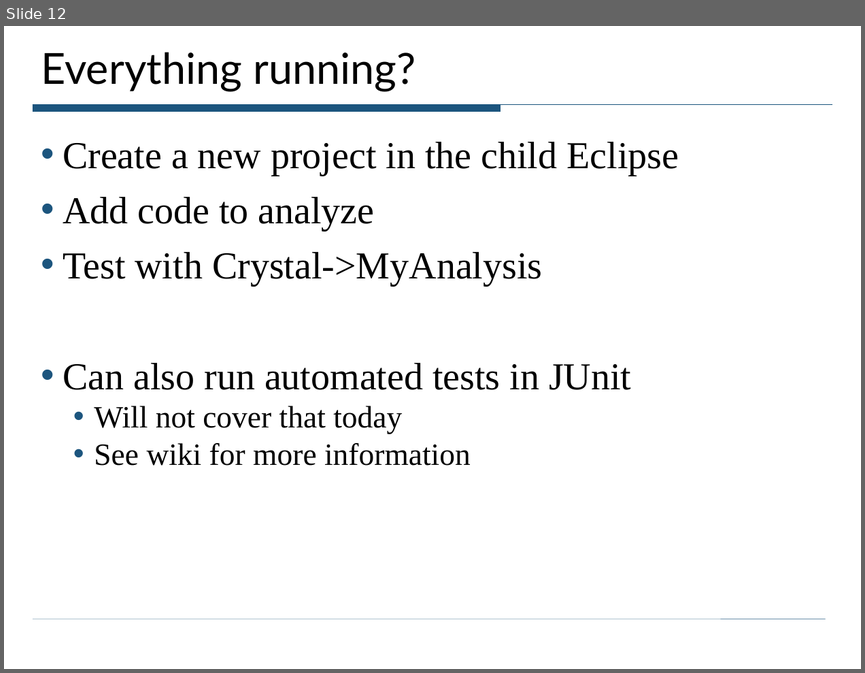
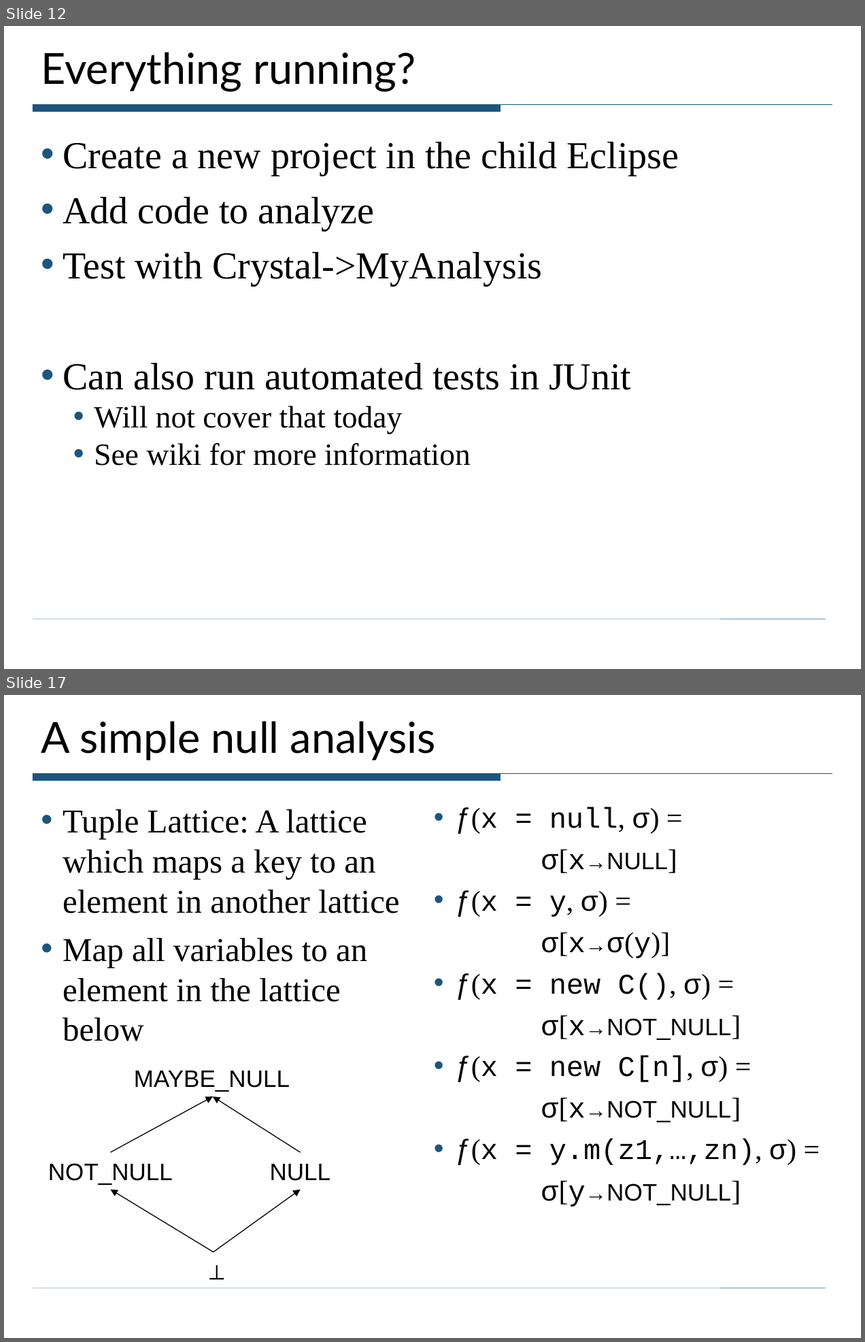
Before and after one commit to roterdam/crystalsaf, a slide deck: TutorialExamples/CrystalTutorial.ppt. Shown one above the other, each under a label of ours: slide 12 before the commit, slides 12 and 17 after it; the slides between them are not shown. The pictures are 865x673 and 865x1342 pixels, drawn with LibreOffice and Linux fonts; fonts in the diff are those of the drawing. Boxes give left, top, right and bottom in pixels: in the first picture for what was removed or moved away, otherwise in the second. Text is boxed around its words. In the diff, an @@ line names an element or a change of style, - is before the commit and + after.

```diff
--- a/TutorialExamples/CrystalTutorial.ppt
+++ b/TutorialExamples/CrystalTutorial.ppt
@@ slide 17 added at [4, 695, 861, 1338], background #FFFFFF; not listed: 2 template elements that a slide beside it also shows @@
@@ title added at [41, 721, 436, 760], 36 pt, text #000000 @@
+A simple null analysis
@@ text added at [62, 809, 399, 1041], 28 pt, text #000000 @@
+• Tuple Lattice: A lattice which maps a key to an element in another lattice
+• Map all variables to an element in the lattice below
@@ text added at [456, 807, 796, 1206], 24 pt, text #000000 @@
+• ƒ(x = null, σ) =
+σ[x→NULL]
+• ƒ(x = y, σ) =
+σ[x→σ(y)]
+• ƒ(x = new C(), σ) =
+σ[x→NOT_NULL]
+• ƒ(x = new C[n], σ) =
+σ[x→NOT_NULL]
+• ƒ(x = y.m(z1,…,zn), σ) =
+σ[y→NOT_NULL]
@@ text added at [134, 1070, 290, 1091], 20 pt, text #000000 @@
+MAYBE_NULL
@@ arrow added from (110, 1152) to (213, 1096), #000000 0.74 pt @@
@@ arrow added from (300, 1152) to (213, 1096), #000000 0.74 pt @@
@@ text added at [48, 1163, 173, 1185], 20 pt, text #000000 @@
+NOT_NULL
@@ text added at [270, 1164, 331, 1181], 20 pt, text #000000 @@
+NULL
@@ arrow added from (213, 1252) to (110, 1189), #000000 0.74 pt @@
@@ arrow added from (213, 1252) to (300, 1189), #000000 0.74 pt @@
@@ text added at [197, 1252, 230, 1289], 20 pt, text #000000 @@
+⊥
```
Also in this commit, not shown: 7 slides changed, 15 other slides added, 1 slide removed, 6 other files.
